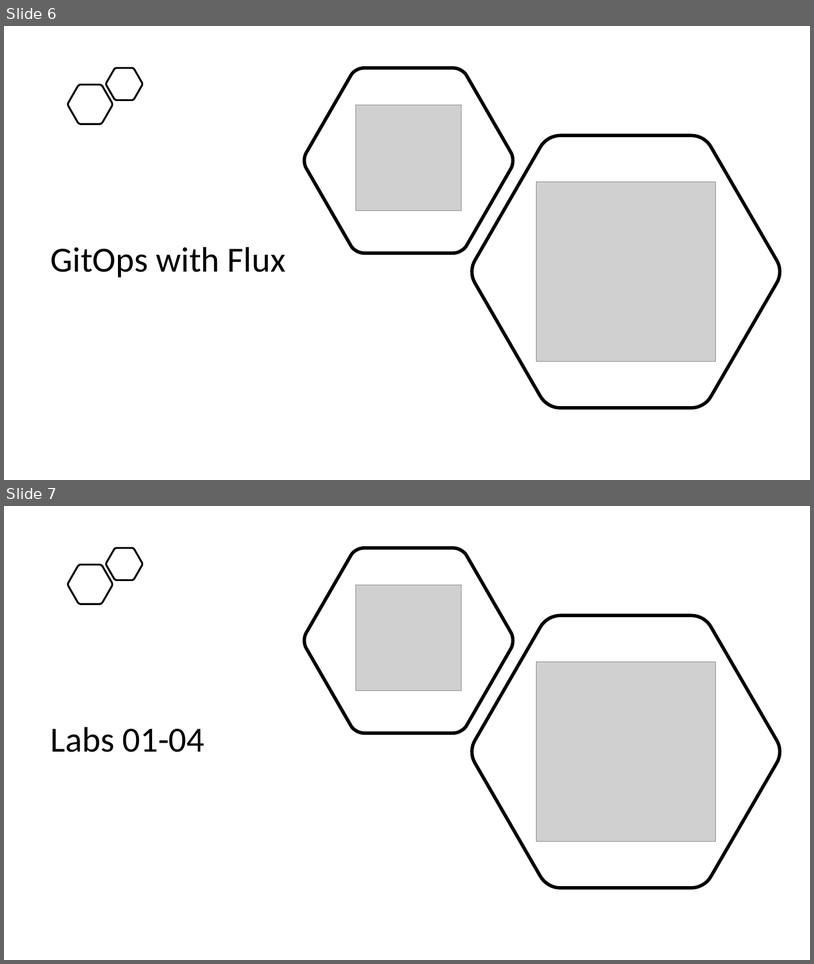
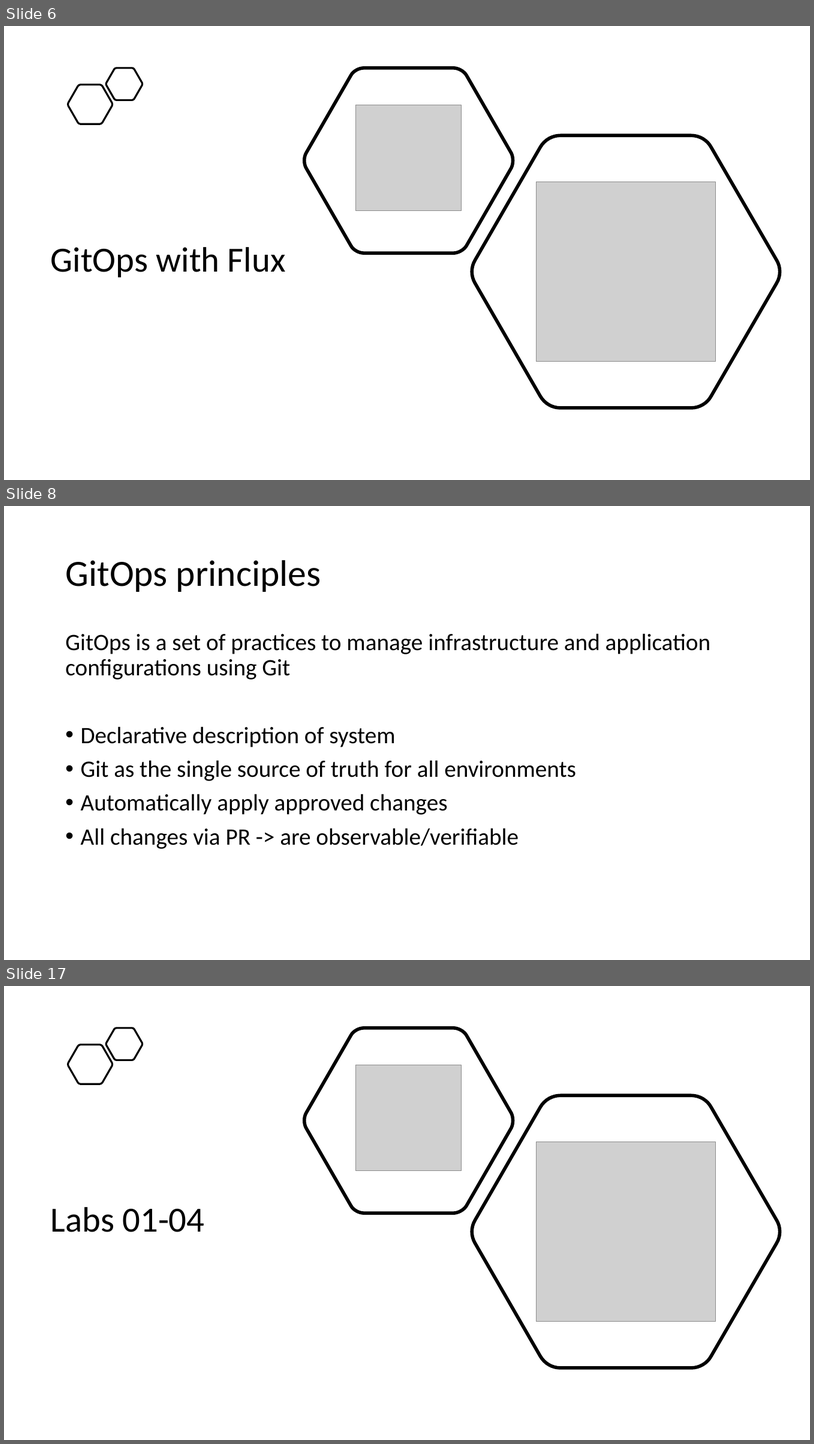
Before and after one commit to evgenyb/aks-workshops, a slide deck: 04-gitops-in-aks-with-flux/slides/GitOps in AKS with Flux.pptx. Shown one above the other, each under a label of ours: slides 6 and 7 before the commit, slides 6, 8 and 17 after it; the slides between them are not shown. The pictures are 814x964 and 814x1444 pixels, drawn with LibreOffice and Linux fonts; fonts in the diff are those of the drawing; grey boxes stand for pictures. Boxes give left, top, right and bottom in pixels: in the first picture for what was removed or moved away, otherwise in the second. Text is boxed around its words. In the diff, an @@ line names an element or a change of style, - is before the commit and + after.

```diff
--- a/04-gitops-in-aks-with-flux/slides/GitOps in AKS with Flux.pptx
+++ b/04-gitops-in-aks-with-flux/slides/GitOps in AKS with Flux.pptx
@@ slide 8 added at (4, 506, 810, 960), background #FFFFFF @@
@@ title added at (65, 560, 321, 592), 44 pt, text #000000 @@
+GitOps principles
@@ text added at (65, 633, 711, 849), 28 pt, text #000000 @@
+GitOps is a set of practices to manage infrastructure and application configurations using Git
+• Declarative description of system
+• Git as the single source of truth for all environments
+• Automatically apply approved changes
+• All changes via PR -> are observable/verifiable
@@ what was slide 7 is now slide 17 @@
```
Also in this commit, not shown: 9 other slides added, 1 other file.
